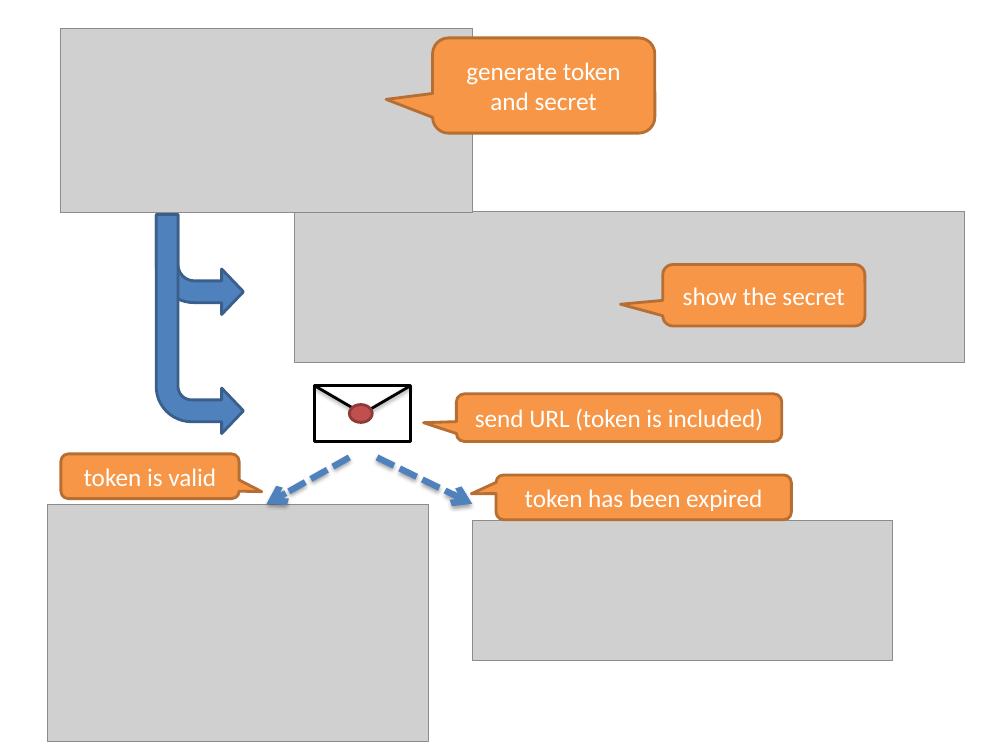
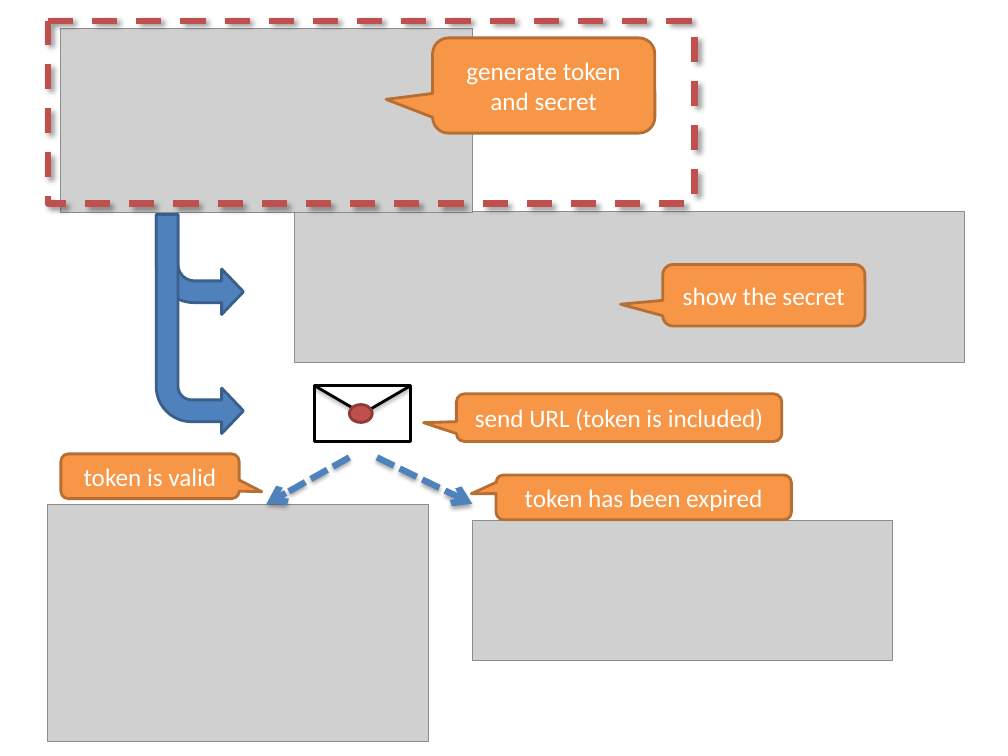
Before and after one commit to ynojima/guideline, a slide deck: slide 10 of source/Security/images_SecureLoginDemo/materialSecureLoginDemo.pptx. Drawn at 1008x756 pixels with LibreOffice and Linux fonts; fonts in the diff are those of the drawing; grey boxes stand for pictures. Boxes give left, top, right and bottom in pixels: in the first picture for what was removed or moved away, otherwise in the second. Text is boxed around its words. In the diff, an @@ line names an element or a change of style, - is before the commit and + after.

```diff
--- a/source/Security/images_SecureLoginDemo/materialSecureLoginDemo.pptx
+++ b/source/Security/images_SecureLoginDemo/materialSecureLoginDemo.pptx
@@ rectangle added at bbox=[48, 21, 695, 204], outline #C0504D 4.5 pt dashed @@
```
Also in this commit, not shown: 1 other slide changed, 2 slides added, 6 other files.
